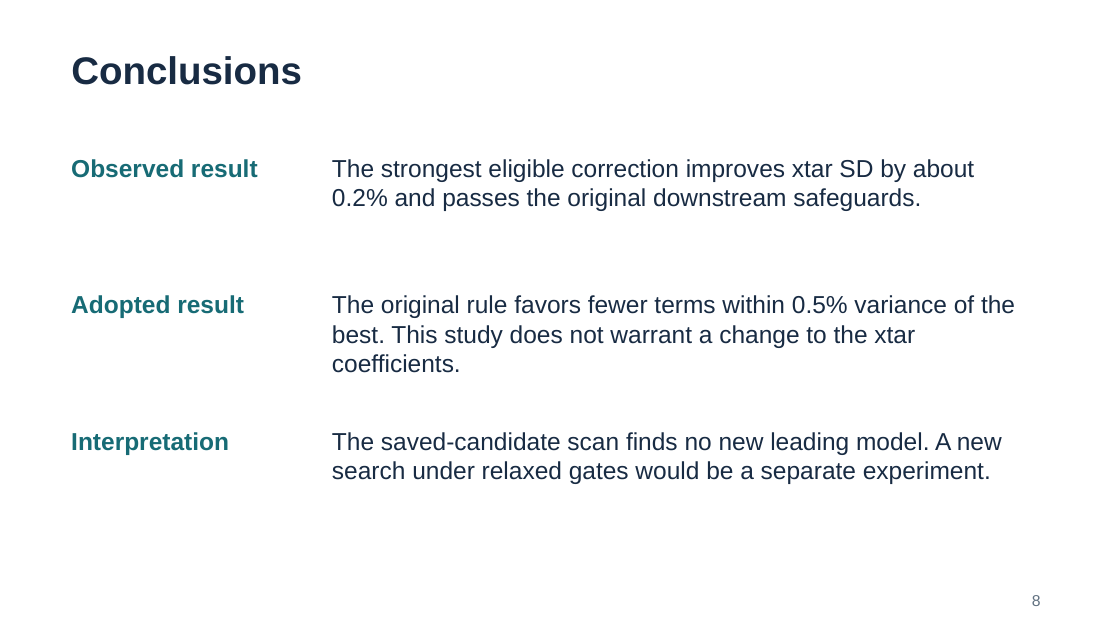
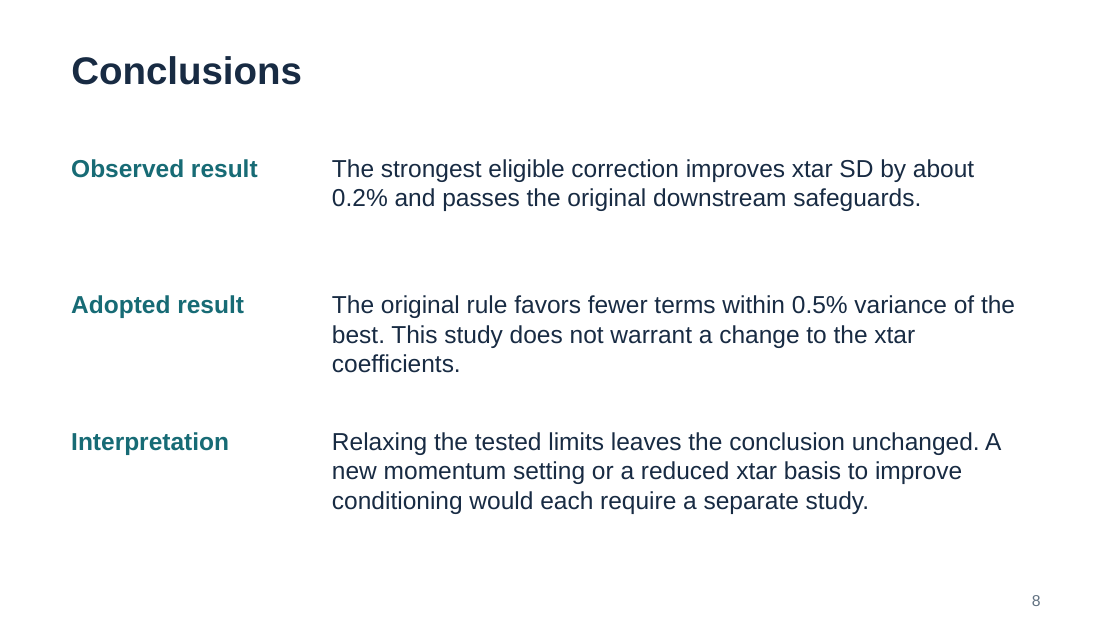
Before and after one commit to cploen/xtar_refit_hms, a slide deck: slide 8 of slides/xtar_study_summary.pptx. Drawn at 1120x630 pixels with LibreOffice and Linux fonts; fonts in the diff are those of the drawing. Boxes give left, top, right and bottom in pixels: in the first picture for what was removed or moved away, otherwise in the second. Text is boxed around its words. In the diff, an @@ line names an element or a change of style, - is before the commit and + after.

Commit message:
Refine xtar study explanations

```diff
--- a/slides/xtar_study_summary.pptx
+++ b/slides/xtar_study_summary.pptx
@@ text at bbox=[332, 432, 1001, 514]: text changed @@
-The saved-candidate scan finds no new leading model. A new search under relaxed gates would be a separate experiment.
+Relaxing the tested limits leaves the conclusion unchanged. A new momentum setting or a reduced xtar basis to improve conditioning would each require a separate study.
```
Also in this commit, not shown: 3 other slides changed, 4 other files.
